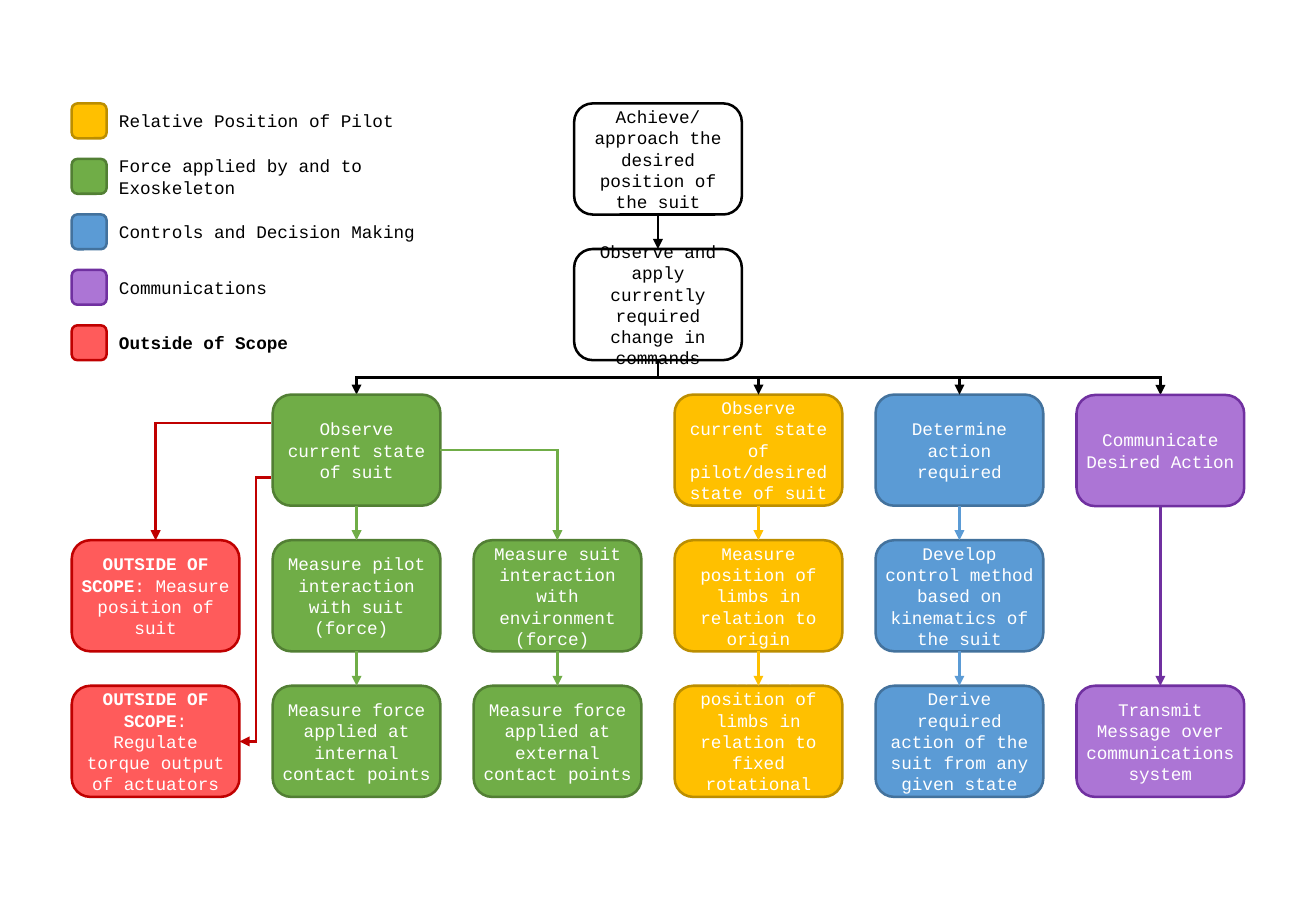
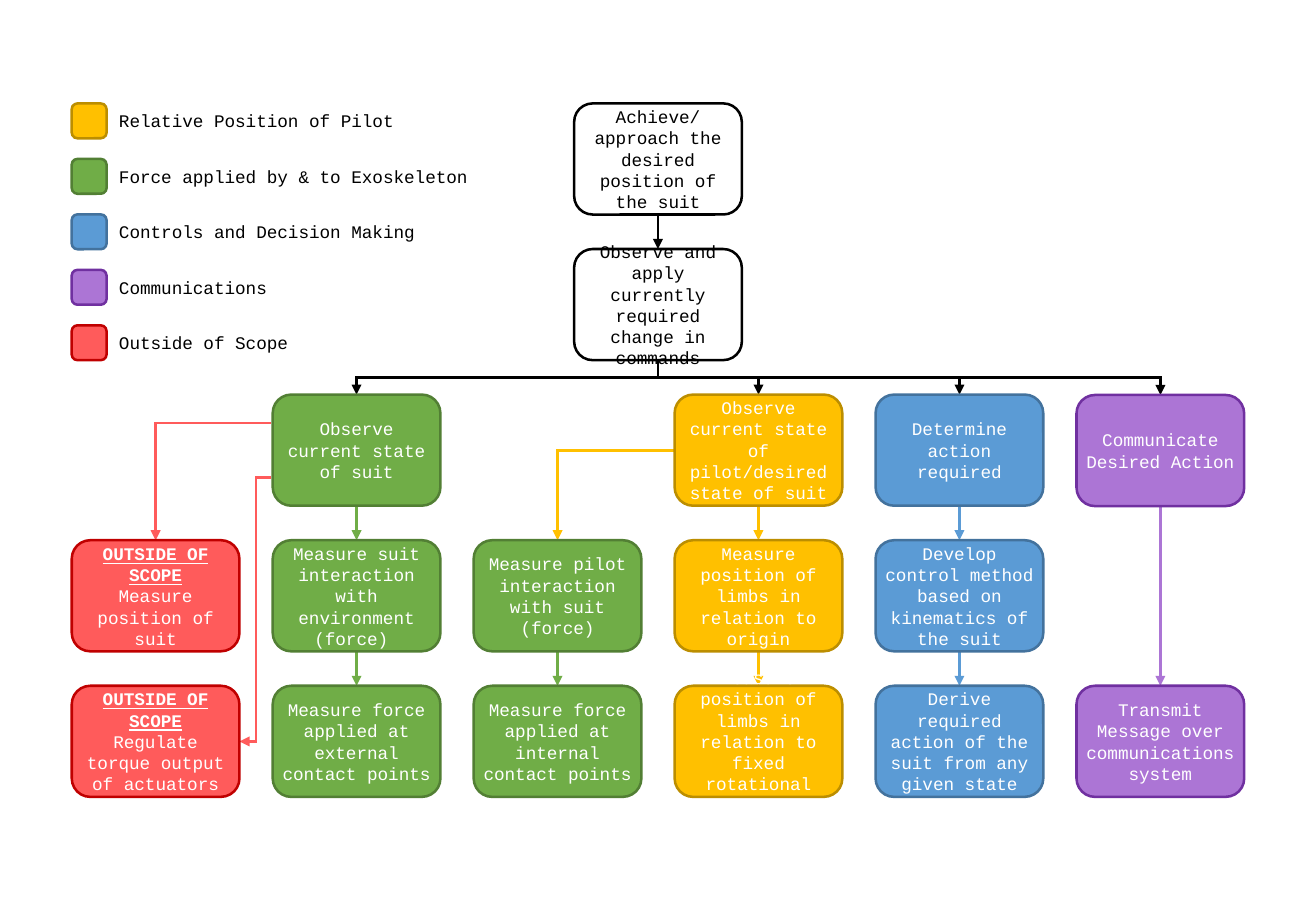
Before and after one commit to samuelwilliams413/METR4901, a slide deck: slide 1 of Documentation/FuncDecomp.pptx. Drawn at 1316x911 pixels with LibreOffice and Linux fonts; fonts in the diff are those of the drawing. Boxes give left, top, right and bottom in pixels: in the first picture for what was removed or moved away, otherwise in the second. Text is boxed around its words. In the diff, an @@ line names an element or a change of style, - is before the commit and + after.

```diff
--- a/Documentation/FuncDecomp.pptx
+++ b/Documentation/FuncDecomp.pptx
@@ text in rounded rectangle at <box>119,171,467,187</box>: text changed @@
-Force applied by and to Exoskeleton
+Force applied by & to Exoskeleton
@@ rounded rectangle "Outside of Scope" at <box>118,326,482,361</box>: bold off @@
@@ elbow arrow (272, 423) - (156, 541): stroke #C00000 1.5 pt to #FF5B5B 1.5 pt @@
@@ elbow arrow (272, 478) - (239, 741): stroke #C00000 1.5 pt to #FF5B5B 1.5 pt @@
@@ elbow arrow moved from (441, 451) - (558, 541) to (674, 451) - (558, 541) @@
@@ elbow arrow (674, 451) - (558, 541): stroke #70AD47 1.5 pt to #FFC000 1.5 pt @@
@@ arrow (1160, 507) - (1160, 687): stroke #7030A0 1.5 pt to #AC75D5 1.5 pt @@
@@ text in rounded rectangle at <box>97,548,214,651</box>: text changed @@
-OUTSIDE OF SCOPE: Measure position of suit
+OUTSIDE OF SCOPE
+Measure position of suit
@@ text in rounded rectangle at <box>293,548,420,651</box>: text changed @@
-Measure pilot interaction with suit (force)
+Measure suit interaction with environment (force)
@@ text in rounded rectangle at <box>489,558,626,638</box>: text changed @@
-Measure suit interaction with environment (force)
+Measure pilot interaction with suit (force)
@@ text in rounded rectangle at <box>87,693,224,790</box>: text changed @@
-OUTSIDE OF SCOPE: Regulate torque output of actuators
+OUTSIDE OF SCOPE
+Regulate torque output of actuators
@@ text in rounded rectangle at <box>283,704,430,784</box>: text changed @@
-Measure force applied at internal contact points
+Measure force applied at external contact points
@@ text in rounded rectangle at <box>484,704,631,784</box>: text changed @@
-Measure force applied at external contact points
+Measure force applied at internal contact points
```
Also in this commit, not shown: 5 slides added, 2 other files.
